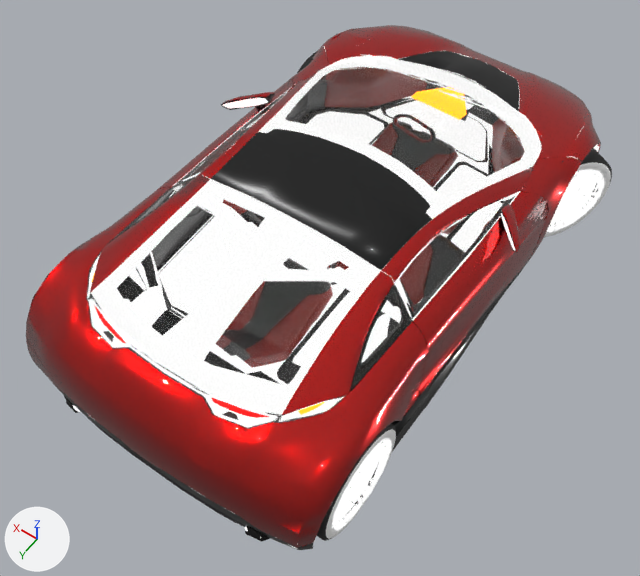
A saved change to the glTF model apps/console/public/assets/car-npc.glb.
Before and after are seen from a 50 mm lens placed at (-2.23, 3.29, 5.11), pointed at (-0.03, 0.22, 0.27). Lighting does not change. The marker at lower left points along +X, +Y and +Z. The first picture is the older version.

The first picture shows 'BodyDoorRMirror', 'BodyRearPanelsColor1', 'BodyRoofPanel', 'BodyUnderside', 'BodyWindshield', 'BodyWindshieldGasket', 'Mesh_87', 'WheelFrontLRim' and 4 more.
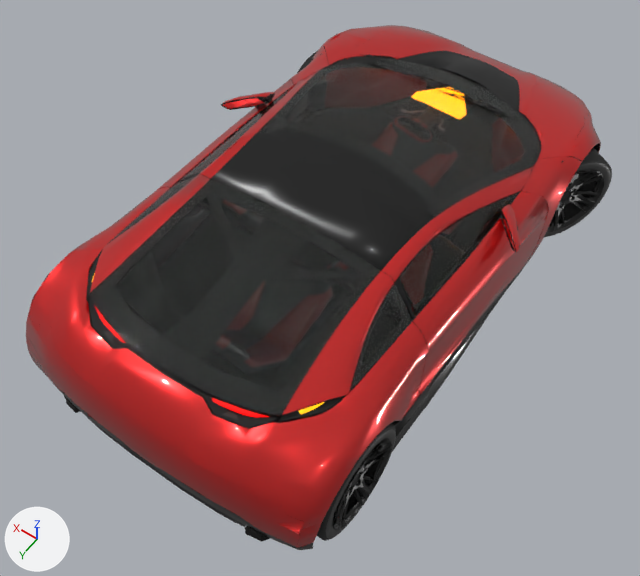
What differs and where, as boxes (x1, y1, x2, y2) in the pictures (640 x 576 px):
'BodyRearPanelsColor1', surface changed: (26, 25, 601, 548) in both
'BodyWindshieldGasket', surface changed: (73, 45, 599, 549) in both
'WheelFrontLRim', surface changed: (333, 170, 604, 531) in both
'Mesh_87', recoloured: (297, 51, 612, 541) in both
'BodyDoorRMirror', surface changed: (223, 98, 516, 251) in both

The edits, one by one:
In material 'Mirror' (mat_mirror), emission_strength is no longer 1.0.
In material 'Paint 1 Carmine' (mat_paint_1_carmine), metallic goes from 1.0 to 0.6.
In material 'Material_2' (mat_material_2), emission_strength is no longer 1.0.
Material 'Tireside' (mat_tireside) changes colour from white #ffffff to dark grey #383838; in linear values from (1.0, 1.0, 1.0) to (0.04, 0.04, 0.04).
In material 'Rim1' (mat_rim1), emission_strength is no longer 1.0.
